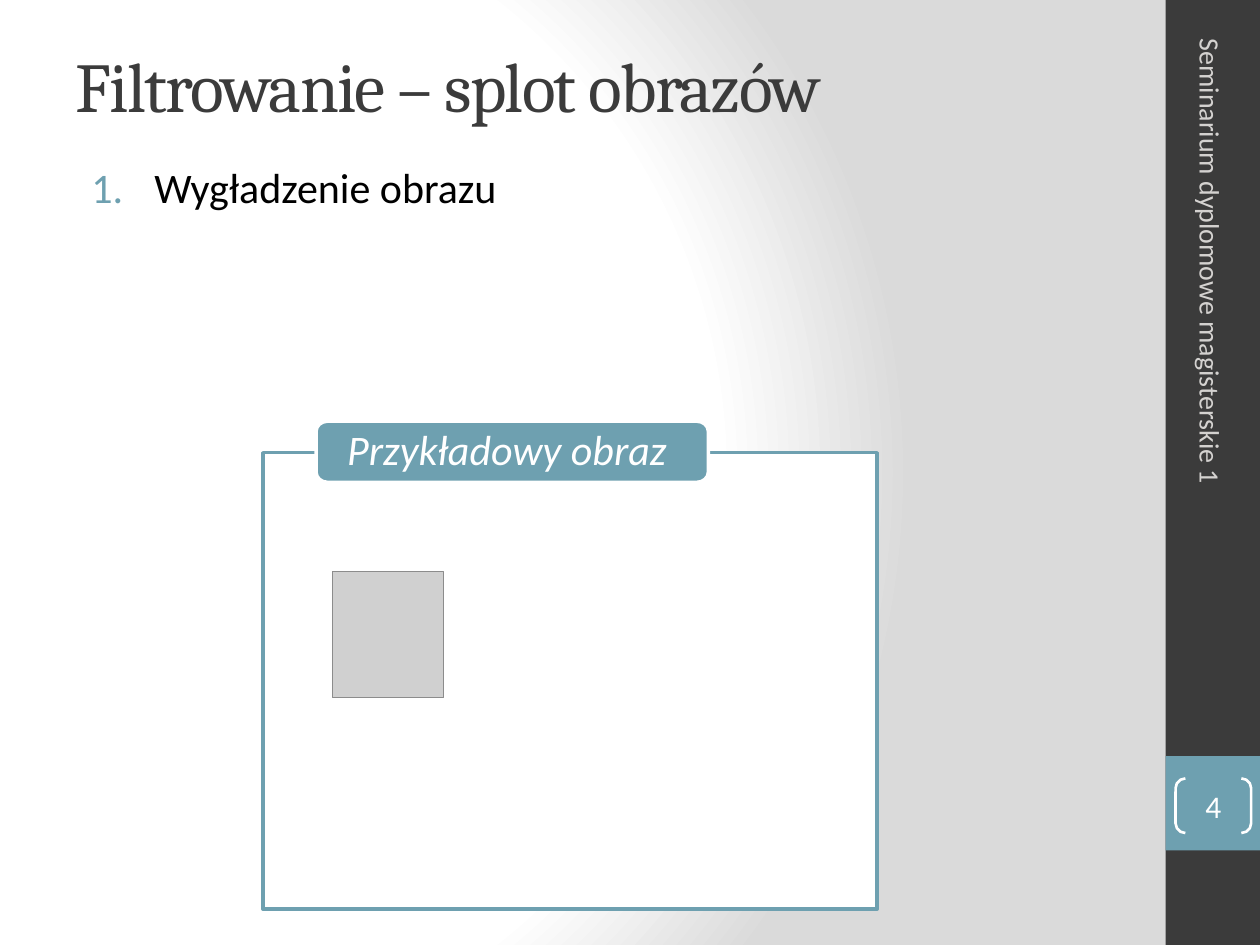
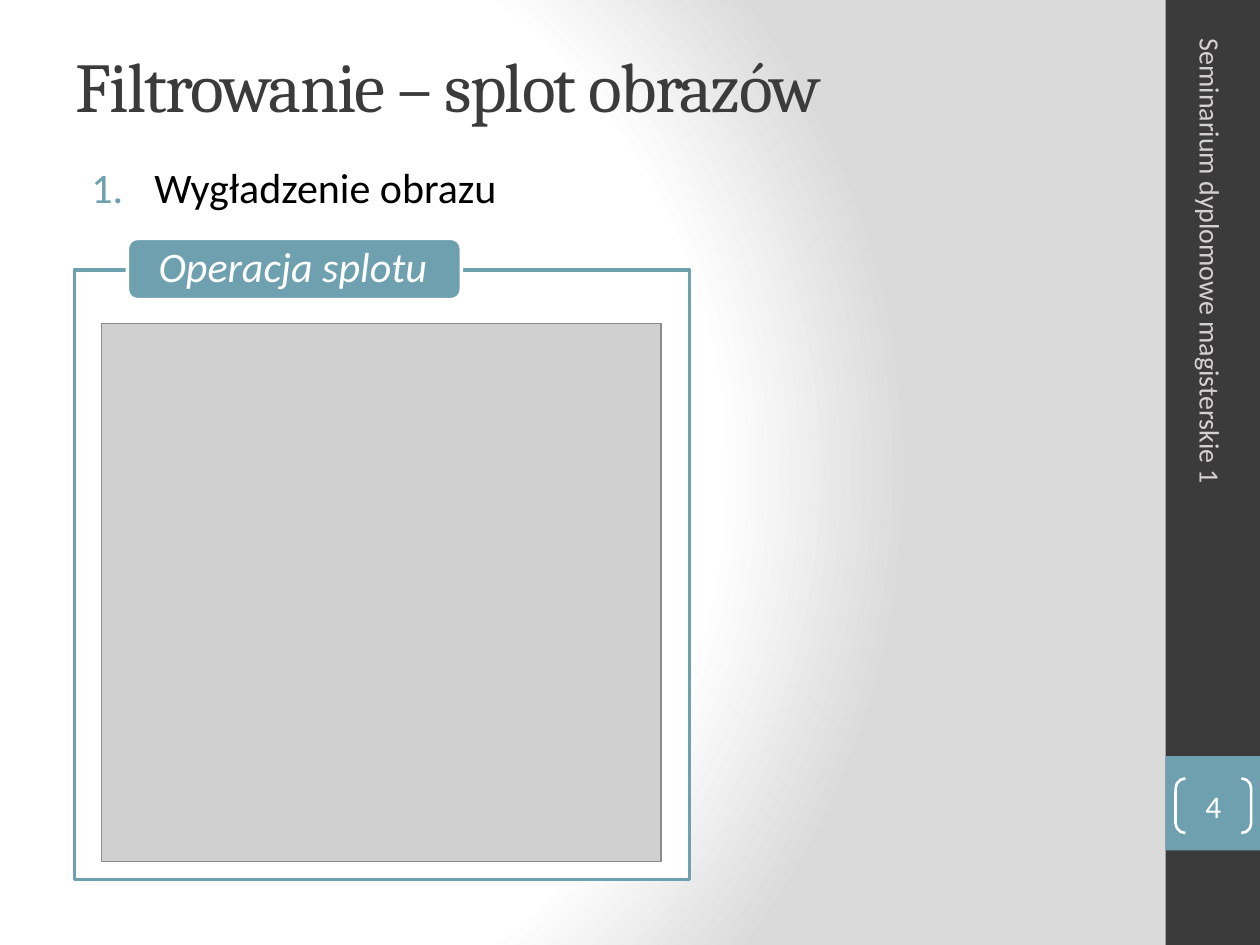
Before and after one commit to turekj/msc, a slide deck: slide 4 of Placeholder/seminar1/prezentacja/sdm1_Aniserowicz_Michal.pptx. Drawn at 1260x945 pixels with LibreOffice and Linux fonts; fonts in the diff are those of the drawing; grey boxes stand for pictures. Boxes give left, top, right and bottom in pixels: in the first picture for what was removed or moved away, otherwise in the second. Text is boxed around its words. In the diff, an @@ line names an element or a change of style, - is before the commit and + after.

```diff
--- a/Placeholder/seminar1/prezentacja/sdm1_Aniserowicz_Michal.pptx
+++ b/Placeholder/seminar1/prezentacja/sdm1_Aniserowicz_Michal.pptx
@@ freeform shape added at (127,238,461,300), fill #6EA0B0, outline #FFFFFF 2 pt, 24 pt, text #FFFFFF, italic @@
+Operacja splotu
@@ freeform shape: place and size @@
-freeform shape at (263,452,877,908)
+freeform shape at (74,270,689,879)
@@ picture added at (101,324,660,862) @@
@@ freeform shape removed at (316,421,708,483) @@
-Przykładowy obraz
@@ picture removed at (333,572,445,698) @@
```
Also in this commit, not shown: 1 other slide changed, 3 slides added, 1 other file.
